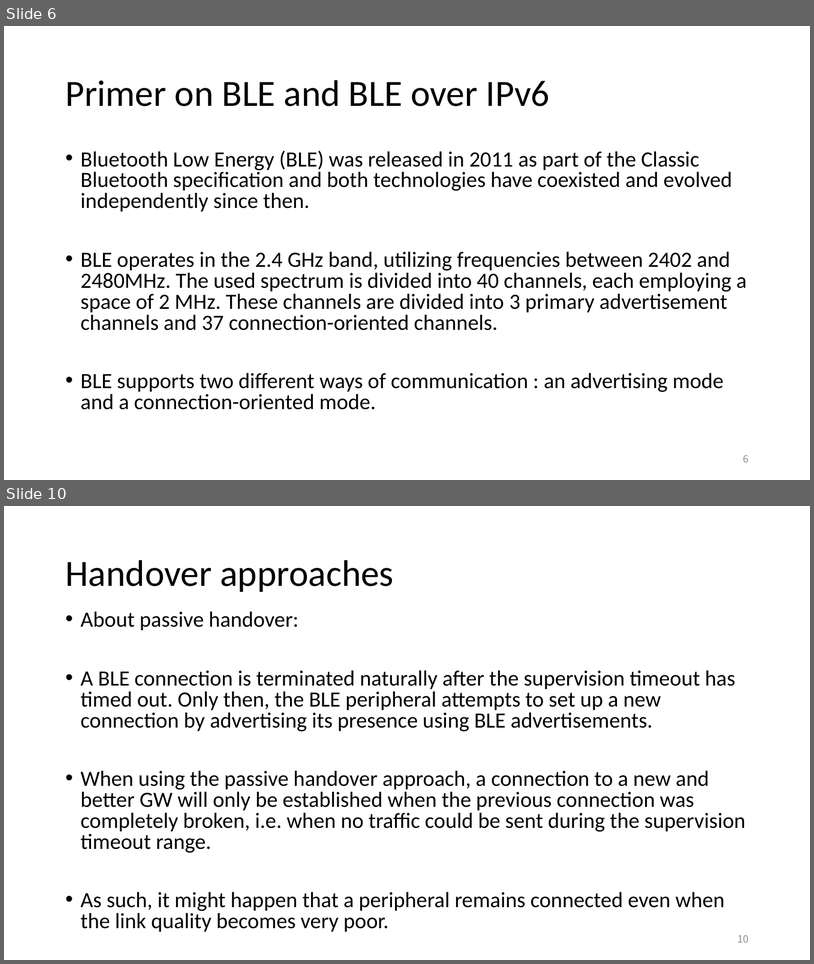
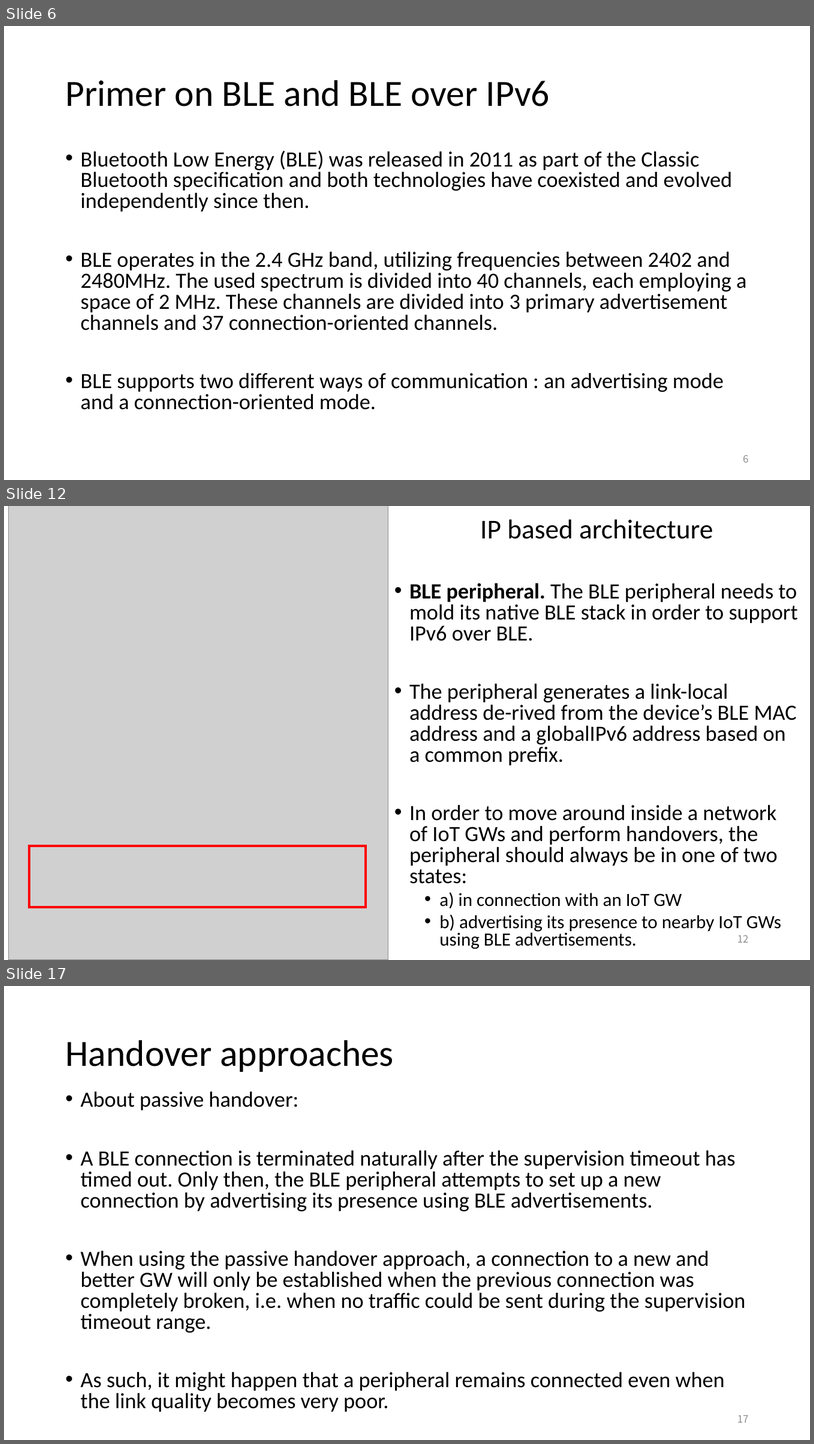
Before and after one commit to EKOISMYLOVE/NTUT_GM_PPT, a slide deck: A BLE-based multi-gateway network infrastructure with handover support for mobile BLE peripherals.pptx. Shown one above the other, each under a label of ours: slides 6 and 10 before the commit, slides 6, 12 and 17 after it; the slides between them are not shown. The pictures are 814x964 and 814x1444 pixels, drawn with LibreOffice and Linux fonts; fonts in the diff are those of the drawing; grey boxes stand for pictures. Boxes give left, top, right and bottom in pixels: in the first picture for what was removed or moved away, otherwise in the second. Text is boxed around its words. In the diff, an @@ line names an element or a change of style, - is before the commit and + after.

Commit message:
Version 1.0 Finish

```diff
--- a/A BLE-based multi-gateway network infrastructure with handover support for mobile BLE peripherals.pptx
+++ b/A BLE-based multi-gateway network infrastructure with handover support for mobile BLE peripherals.pptx
@@ slide 12 added at [4, 506, 810, 960], background #FFFFFF @@
@@ picture added at [9, 506, 389, 960] @@
@@ text added at [410, 519, 798, 949], 25.9 pt, text #000000 @@
+IP based architecture
+• BLE peripheral. The BLE peripheral needs to mold its native BLE stack in order to support IPv6 over BLE.
+• The peripheral generates a link-local address de-rived from the device’s BLE MAC address and a globalIPv6 address based on a common prefix.
+• In order to move around inside a network of IoT GWs and perform handovers, the peripheral should always be in one of two states:
+  • a) in connection with an IoT GW
+  • b) advertising its presence to nearby IoT GWs using BLE advertisements.
@@ rectangle added at [29, 846, 366, 906], outline #FF0000 3 pt @@
@@ page number added at [738, 934, 749, 942], 12 pt, text #8C8C8C @@
+12
@@ what was slide 10 is now slide 17 @@
@@ page number at [738, 1415, 749, 1422]: text changed @@
-10
+17
```
Also in this commit, not shown: 3 slides changed, 6 other slides added.
